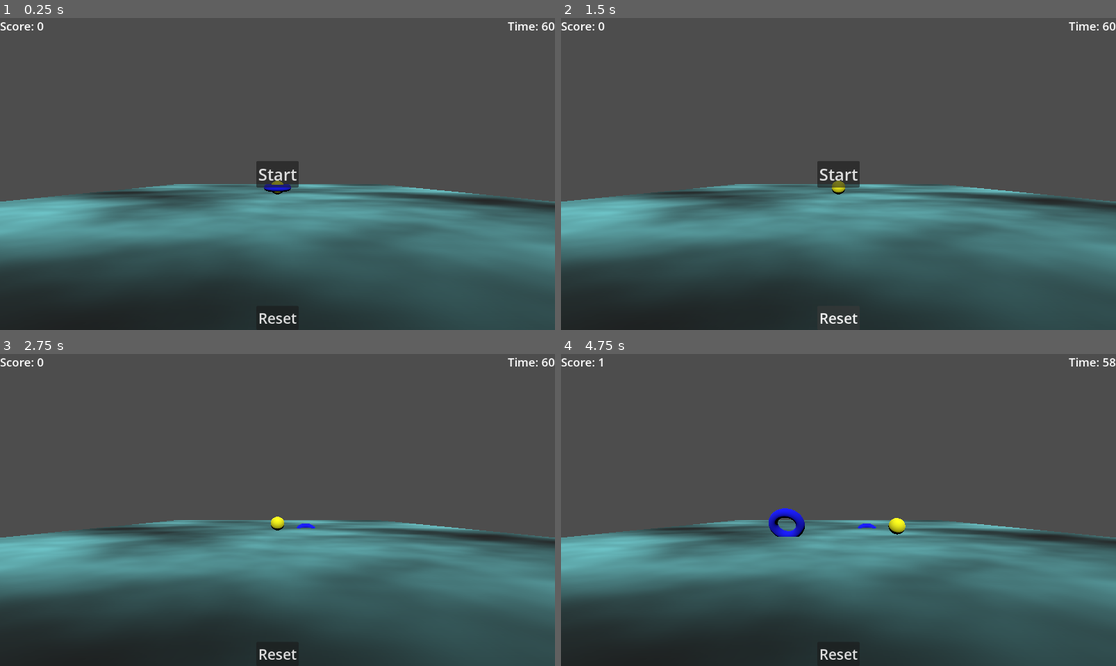
Above: before the commit, frames 1-4 (two rows, left to right).
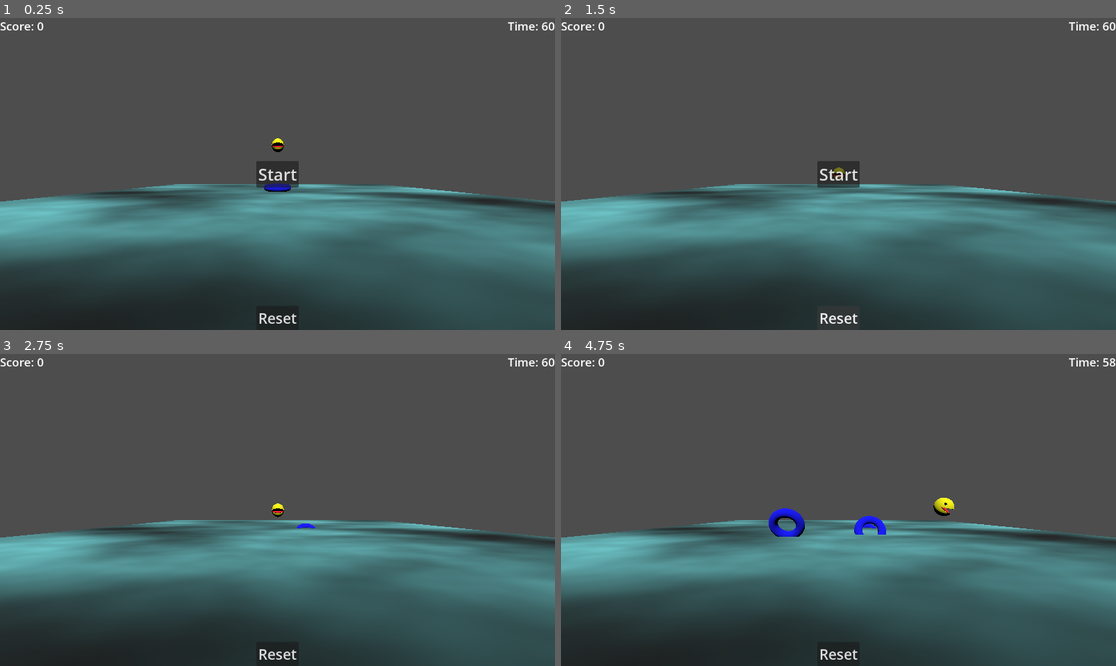
Above: after the commit, the same moments.

Repository: GeorgFH/godot-pacman-relaunch
Game: Godot game, scene res://game.tscn
Two runs of this game, one before a commit and one after it. Both use one fixed random seed, a clock stepped at 60 frames per second and the inputs below. Sound files missing from this copy of the repository are replaced by a short silence.
Inputs:
- Up to frame 1 (0.25 s): no input
- Up to frame 2 (1.5 s): click "Start" at 0.5 s; click "Reset" at 1.25 s
- Up to frame 3 (2.75 s): click "Start" at 2 s
- Up to frame 4 (4.75 s): tap Enter (ui_accept) at 2.75, 2.85, 3.02, 3.32, 3.77, 3.8, 4.07, 4.35 s; hold Right (ui_right) 2.78-3.53 s; hold S (ui_down) 3.53-4.28 s; tap Shift at 3.6 s; hold Right (ui_right) from 4.28 s (still down)

The runs differ from the first frame. In frame 1, 0.1% of the frame differs, in the area x 48-52%, y 38-57%; in frame 2, 0.1%; in frame 3, 0.2%; in frame 4, 0.5%, in the area x 6-71%, y 1-58%.

Commit message:
feat: player paci first appearance

Diff:
--- a/game.tscn
+++ b/game.tscn
@@ -3,7 +3,7 @@
 [ext_resource type="Script" uid="uid://b7ssvr5qjq7nf" path="res://game.gd" id="1_vef74"]
 [ext_resource type="PackedScene" uid="uid://bjo2frt4fxud6" path="res://directional_light_3d.tscn" id="3_fc0e3"]
 [ext_resource type="PackedScene" uid="uid://1n580yyf1gyy" path="res://camera_3d.tscn" id="4_7jktm"]
-[ext_resource type="PackedScene" uid="uid://bg3xge6eduegi" path="res://characterBody_3D/character_body_3d.tscn" id="4_ryrav"]
+[ext_resource type="PackedScene" uid="uid://cuxy5l7r5i8yv" path="res://playerNew/Playerr.tscn" id="6_ryrav"]
 [ext_resource type="PackedScene" uid="uid://bcxim18apgita" path="res://collectable/area_3d.tscn" id="8_j5wjh"]
 
 [sub_resource type="FastNoiseLite" id="FastNoiseLite_7jktm"]
@@ -30,8 +30,6 @@
 [node name="Camera3D" parent="." unique_id=177209525 instance=ExtResource("4_7jktm")]
 transform = Transform3D(1, 0, 0, 0, 1, 0, 0, 0, 1, 0, 1, 15)
 
-[node name="CharacterBody3D" parent="." unique_id=871760159 instance=ExtResource("4_ryrav")]
-
 [node name="Collectable" parent="." unique_id=1233241006 instance=ExtResource("8_j5wjh")]
 
 [node name="StaticBody3D" type="StaticBody3D" parent="." unique_id=885524798]
@@ -43,3 +41,6 @@
 
 [node name="CollisionShape3D" type="CollisionShape3D" parent="StaticBody3D" unique_id=418643394]
 shape = SubResource("BoxShape3D_ryrav")
+
+[node name="CharacterBody3D2" parent="." unique_id=2007017533 instance=ExtResource("6_ryrav")]
+transform = Transform3D(1, 0, 0, 0, 1, 0, 0, 0, 1, 0, 3.135726, 0)
--- /dev/null
+++ b/playerNew/Playerr.tscn
@@ -0,0 +1,15 @@
+[gd_scene format=3 uid="uid://cuxy5l7r5i8yv"]
+
+[ext_resource type="PackedScene" uid="uid://kwebvxjo3jyx" path="res://playerNew/pacman_that_nobody_asked_for/scene.gltf" id="1_s0dxi"]
+[ext_resource type="Script" uid="uid://drhely3a17spp" path="res://playerNew/playerr.gd" id="1_w7n1h"]
+
+[sub_resource type="SphereShape3D" id="SphereShape3D_s0dxi"]
+
+[node name="CharacterBody3D2" type="CharacterBody3D" unique_id=2007017533]
+script = ExtResource("1_w7n1h")
+
+[node name="CollisionShape3D" type="CollisionShape3D" parent="." unique_id=1034544317]
+shape = SubResource("SphereShape3D_s0dxi")
+
+[node name="Sketchfab_Scene" parent="." unique_id=754637422 instance=ExtResource("1_s0dxi")]
+transform = Transform3D(0.01, 0, 0, 0, 0.01, 0, 0, 0, 0.01, -0.2737993, -0.52031565, 0.5147089)
--- /dev/null
+++ b/playerNew/playerr.gd
@@ -0,0 +1,32 @@
+extends CharacterBody3D
+
+const SPEED = 5.0
+const JUMP_VELOCITY = 4.5
+
+@onready var model = $Sketchfab_Scene
+
+func _physics_process(delta: float) -> void:
+	# Gravity
+	if not is_on_floor():
+		velocity += get_gravity() * delta
+
+	# Jump
+	if Input.is_action_just_pressed("ui_accept") and is_on_floor():
+		velocity.y = JUMP_VELOCITY
+
+	# Movement
+	var input_dir := Input.get_vector("ui_left", "ui_right", "ui_up", "ui_down")
+	var direction := (transform.basis * Vector3(input_dir.x, 0, input_dir.y)).normalized()
+
+	if direction:
+		velocity.x = direction.x * SPEED
+		velocity.z = direction.z * SPEED
+	else:
+		velocity.x = move_toward(velocity.x, 0, SPEED)
+		velocity.z = move_toward(velocity.z, 0, SPEED)
+
+	# 👉 HIER drehen wir den Player
+	if direction != Vector3.ZERO:
+		model.look_at(global_position - direction, Vector3.UP)
+
+	move_and_slide()
--- a/project.godot
+++ b/project.godot
@@ -21,6 +21,14 @@
 
 [input]
 
+ui_accept={
+"deadzone": 0.5,
+"events": [Object(InputEventKey,"resource_local_to_scene":false,"resource_name":"","device":0,"window_id":0,"alt_pressed":false,"shift_pressed":false,"ctrl_pressed":false,"meta_pressed":false,"pressed":false,"keycode":4194309,"physical_keycode":0,"key_label":0,"unicode":0,"location":0,"echo":false,"script":null)
+, Object(InputEventKey,"resource_local_to_scene":false,"resource_name":"","device":0,"window_id":0,"alt_pressed":false,"shift_pressed":false,"ctrl_pressed":false,"meta_pressed":false,"pressed":false,"keycode":4194310,"physical_keycode":0,"key_label":0,"unicode":0,"location":0,"echo":false,"script":null)
+, Object(InputEventKey,"resource_local_to_scene":false,"resource_name":"","device":0,"window_id":0,"alt_pressed":false,"shift_pressed":false,"ctrl_pressed":false,"meta_pressed":false,"pressed":false,"keycode":32,"physical_keycode":0,"key_label":0,"unicode":32,"location":0,"echo":false,"script":null)
+, Object(InputEventJoypadMotion,"resource_local_to_scene":false,"resource_name":"","device":-1,"axis":5,"axis_value":1.0,"script":null)
+]
+}
 ui_left={
 "deadzone": 0.5,
 "events": [Object(InputEventKey,"resource_local_to_scene":false,"resource_name":"","device":0,"window_id":0,"alt_presse …(194 unchanged characters)…
Not shown, added: playerNew/pacman_that_nobody_asked_for/license.txt
Binary file added: playerNew/pacman_that_nobody_asked_for/scene.bin
Not shown, added: playerNew/pacman_that_nobody_asked_for/scene.gltf
Not shown, added: playerNew/pacman_that_nobody_asked_for/scene.gltf.import
Not shown, added: playerNew/playerr.gd.uid
Binary file added: playerNew/scene.bin
Not shown, added: playerNew/pacman.zip
